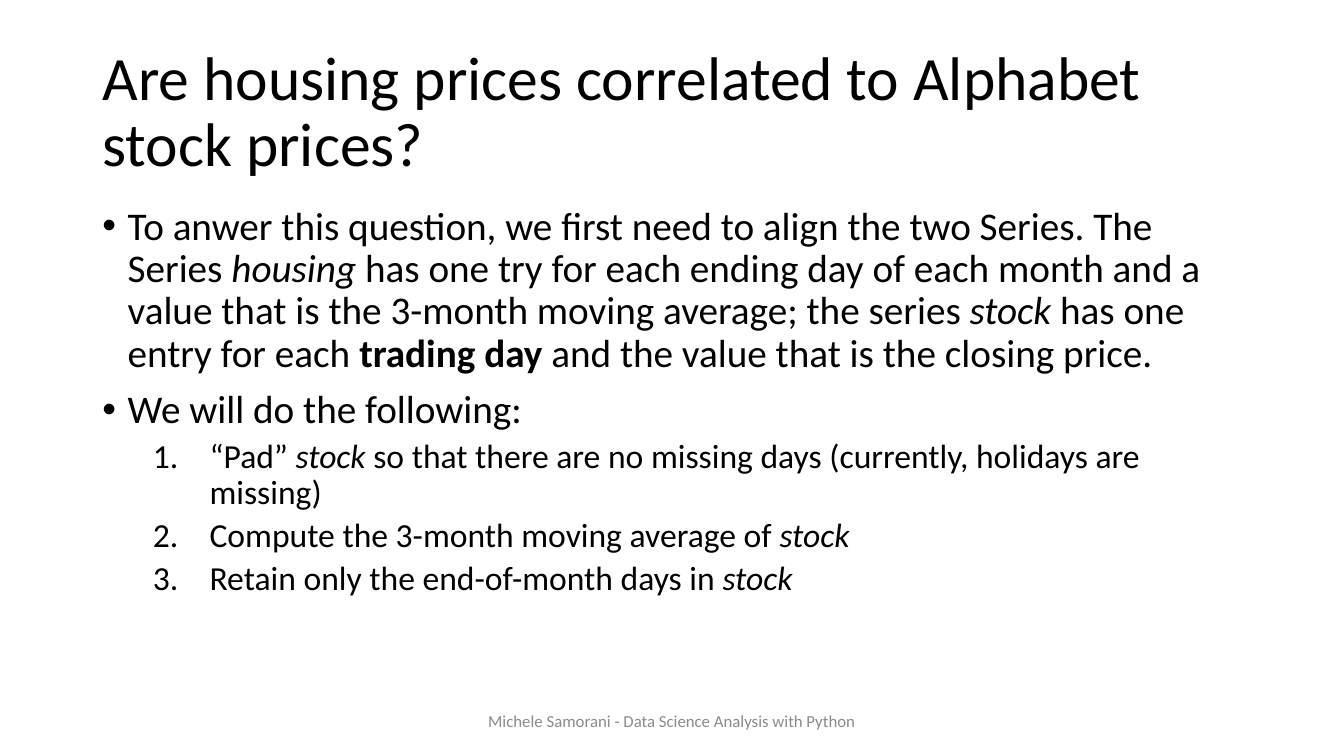
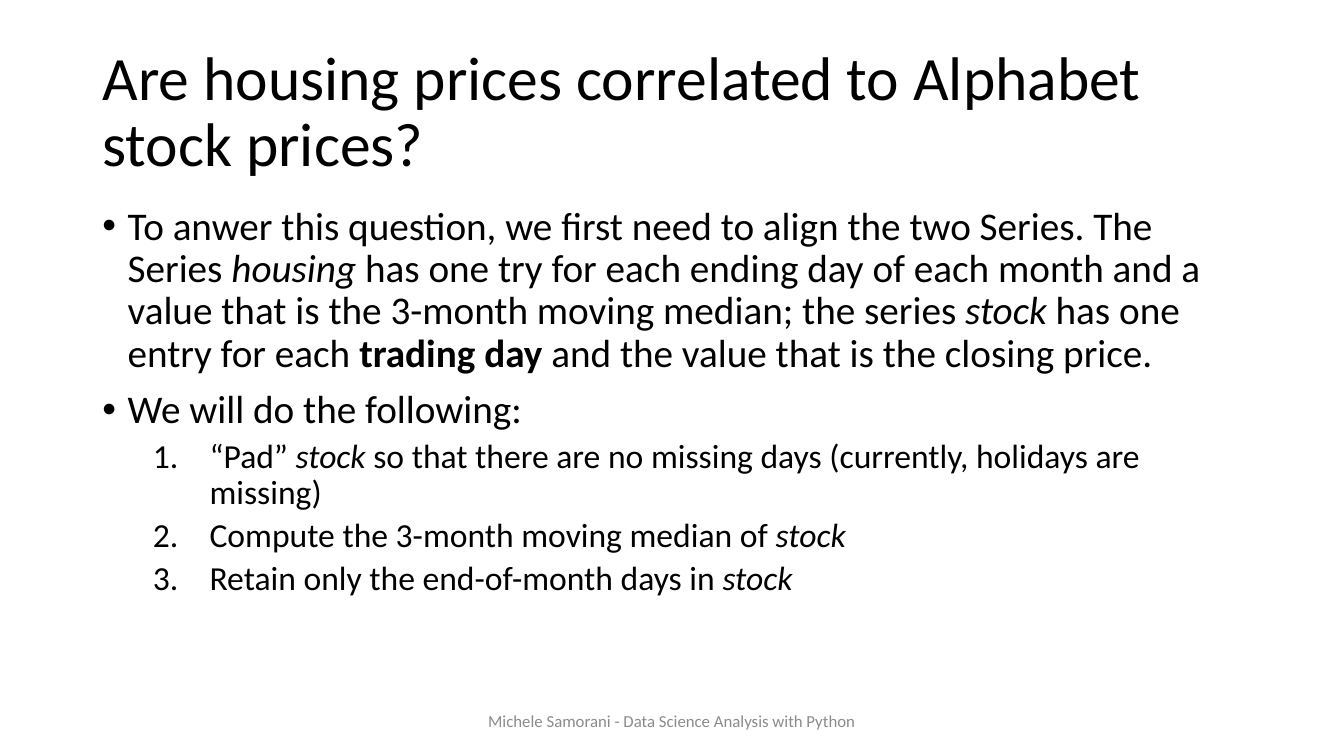
Before and after one commit to samorani/Data-Science-Analysis-with-Python, a slide deck: slide 11 of Module 3 - univariate time series/Module 03 -- univariate time series.pptx. Drawn at 1344x756 pixels with LibreOffice and Linux fonts; fonts in the diff are those of the drawing. Boxes give left, top, right and bottom in pixels: in the first picture for what was removed or moved away, otherwise in the second. Text is boxed around its words. In the diff, an @@ line names an element or a change of style, - is before the commit and + after.

```diff
--- a/Module 3 - univariate time series/Module 03 -- univariate time series.pptx
+++ b/Module 3 - univariate time series/Module 03 -- univariate time series.pptx
@@ text at [128,212,1200,374]: text changed @@
-• To anwer this question, we first need to align the two Series. The Series housing has one try for each ending day of each month and a value that is the 3-month moving average; the series stock has one entry for each trading day and the value that is the closing price.
+• To anwer this question, we first need to align the two Series. The Series housing has one try for each ending day of each month and a value that is the 3-month moving median; the series stock has one entry for each trading day and the value that is the closing price.
@@ text at [210,523,846,553]: text changed @@
-  2. Compute the 3-month moving average of stock
+  2. Compute the 3-month moving median of stock
```
Also in this commit, not shown: 9 other slides changed, 2 other files.
